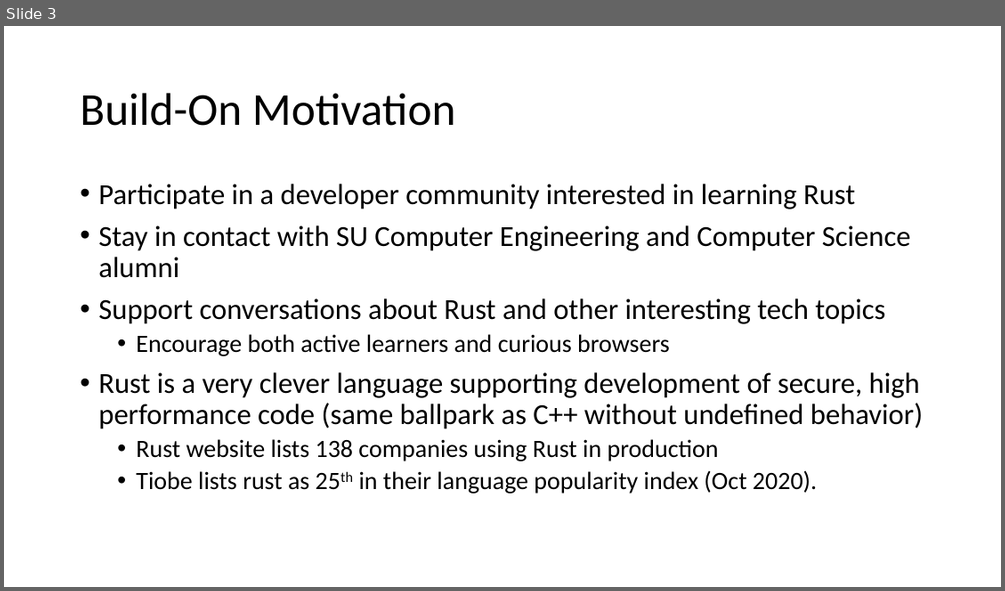
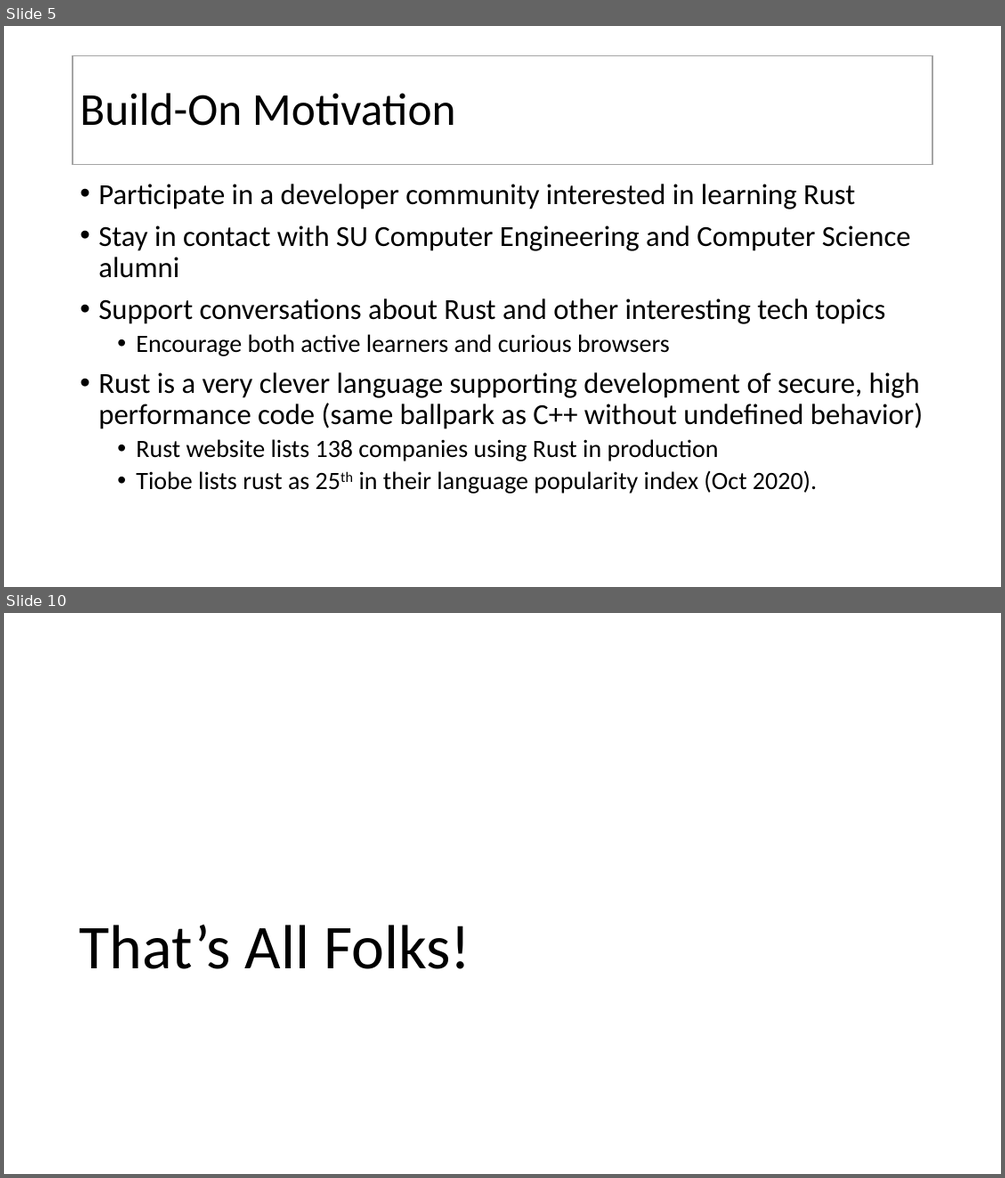
Before and after one commit to JimFawcett/BuildOn, a slide deck: Build-On.pptx. Shown one above the other, each under a label of ours: slide 3 before the commit, slides 5 and 10 after it; the slides between them are not shown. The pictures are 1005x591 and 1005x1178 pixels, drawn with LibreOffice and Linux fonts; fonts in the diff are those of the drawing. Boxes give left, top, right and bottom in pixels: in the first picture for what was removed or moved away, otherwise in the second. Text is boxed around its words. In the diff, an @@ line names an element or a change of style, - is before the commit and + after.

```diff
--- a/Build-On.pptx
+++ b/Build-On.pptx
@@ slide 10 added at (x1=4, y1=613, x2=1001, y2=1174), background #FFFFFF @@
@@ title added at (x1=80, y1=924, x2=471, y2=969), 60 pt, text #000000 @@
+That’s All Folks!
@@ what was slide 3 is now slide 5 @@
@@ slide 5 changed as well @@
@@ title "Build-On Motivation" resized from (x1=80, y1=93, x2=456, y2=126) to (x1=73, y1=56, x2=933, y2=164) @@
@@ title "Build-On Motivation" at (x1=73, y1=56, x2=933, y2=164): fill none to #FFFFFF; outline none to #A5A5A5 1 pt @@
```
Also in this commit, not shown: 2 other slides changed, 6 other slides added, 56 other files.
